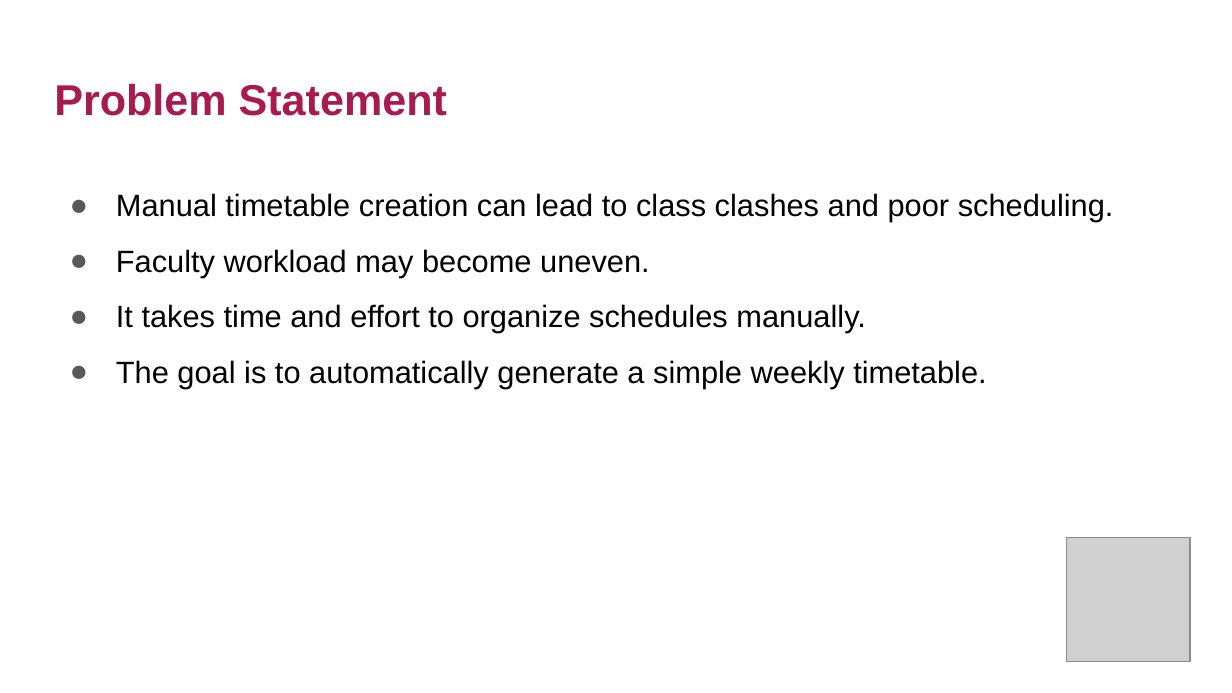
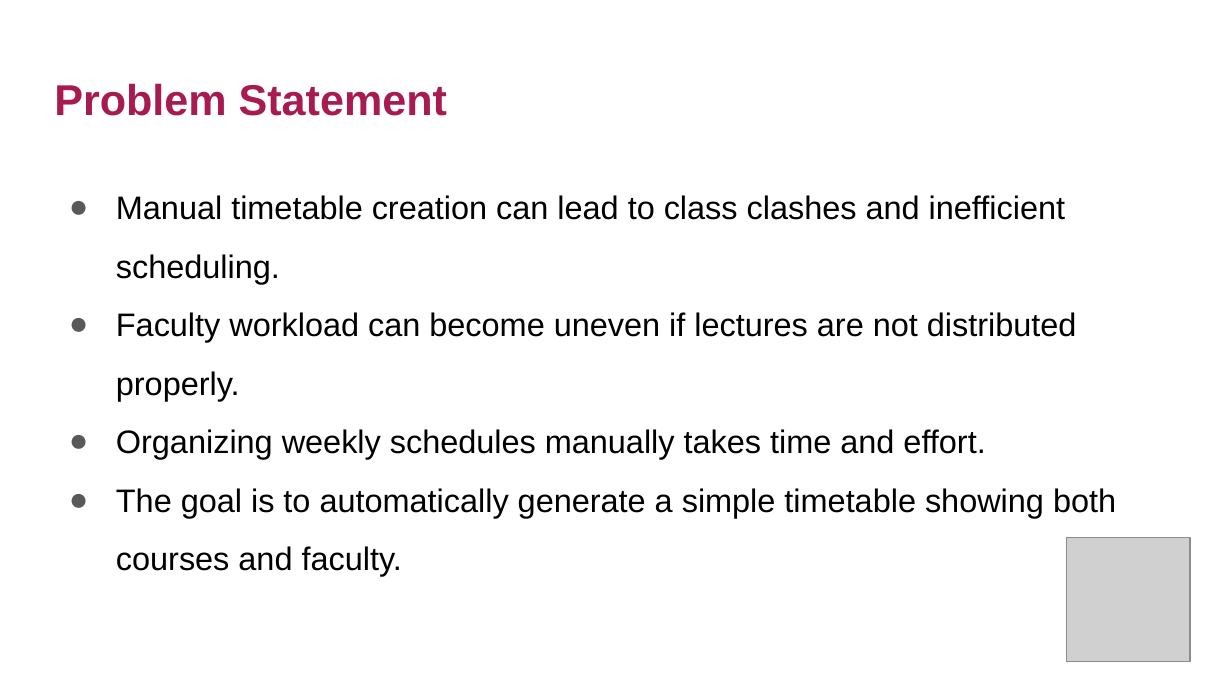
Before and after one commit to rishithakkerr/CFinal, a slide deck: slide 2 of Documentation/c++PPT.pptx. Drawn at 1232x693 pixels with LibreOffice and Linux fonts; fonts in the diff are those of the drawing; grey boxes stand for pictures. Boxes give left, top, right and bottom in pixels: in the first picture for what was removed or moved away, otherwise in the second. Text is boxed around its words. In the diff, an @@ line names an element or a change of style, - is before the commit and + after.

```diff
--- a/Documentation/c++PPT.pptx
+++ b/Documentation/c++PPT.pptx
@@ text at box(116, 195, 1116, 576): text changed; size 18 to 19 pt @@
-● Manual timetable creation can lead to class clashes and poor scheduling.
-● Faculty workload may become uneven.
-● It takes time and effort to organize schedules manually.
-● The goal is to automatically generate a simple weekly timetable.
+● Manual timetable creation can lead to class clashes and inefficient scheduling.
+● Faculty workload can become uneven if lectures are not distributed properly.
+● Organizing weekly schedules manually takes time and effort.
+● The goal is to automatically generate a simple timetable showing both courses and faculty.
```
Also in this commit, not shown: 3 other slides changed.
